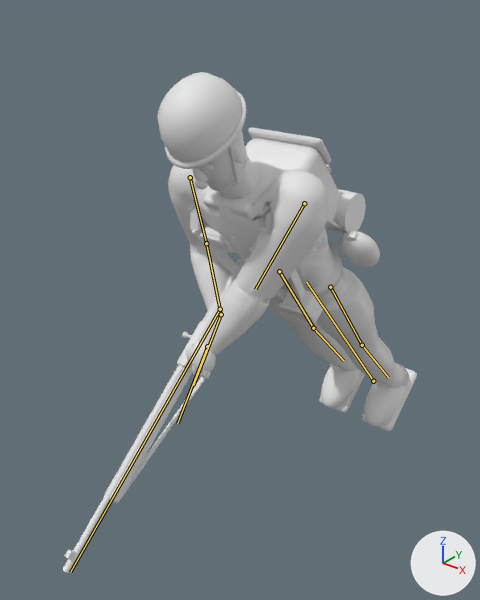
The glTF model public/models/land/infantry-lod0.glb, before and after one commit.
Rendered twice from a 50 mm lens placed at (1.08, -2.281, 1.52), pointed at (-0.097, -0.81, 0.608). Lighting does not change. The marker at lower right points along +X, +Y and +Z. The picture after the commit comes second. Both versions are drawn at frame 17 of the action 'Death'; the numbers are the values there. The bones that change are drawn over the model as lines.

Objects in the first picture: 'Ironfronts_infantry.001'.
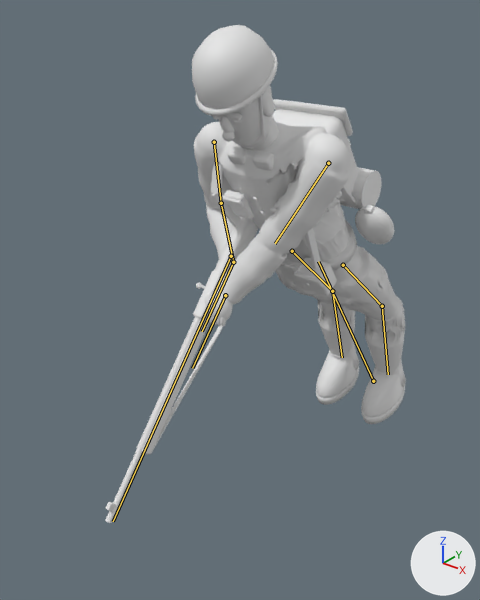
The change in detail:
Bone 'Root' (bone_root) turns from (41, 0, 0) to (35, 0, 0) degrees about its own x, y and z.
Bone 'LArm' (bone_larm) turns from (-49, 10, 21) to (-42, 11, 29) degrees about its own x, y and z.
Bone 'LHand' (bone_lhand) turns from (-34, -1, -21) to (-42, -3, -24) degrees about its own x, y and z.
Bone 'RArm' (bone_rarm) turns from (-4, 0, -5) to (7, 0, -1) degrees about its own x, y and z.
Bone 'RForearm' (bone_rforearm) turns from (-7, -4, -24) to (-16, -10, -46) degrees about its own x, y and z.
Bone 'RHand' (bone_rhand) turns from (-31, 0, 25) to (-25, -1, 37) degrees about its own x, y and z.
Bone 'LThigh' (bone_lthigh) turns from (0, 0, 0) to (17, 0, 0) degrees about its own x, y and z.
Bone 'LShin' (bone_lshin) turns from (0, 0, 0) to (-37, 0, 0) degrees about its own x, y and z.
Bone 'RThigh' (bone_rthigh) turns from (0, 0, 0) to (17, 0, 0) degrees about its own x, y and z.
Bone 'RShin' (bone_rshin) turns from (0, 0, 0) to (-37, 0, 0) degrees about its own x, y and z.
Bone 'Weapon' (bone_weapon) moves from (-0.1, 0.0, 0.101) to (-0.091, -0.04, 0.16).
Bone 'Weapon' (bone_weapon) turns from (0, 0, 0) to (-15, 0, 0) degrees about its own x, y and z.

Changed parts and their boxes [x1, y1, x2, y2] in the pictures (480 x 600 px):
'Ironfronts_infantry.001', posed (15% narrower): before [63, 72, 417, 573]; after [105, 25, 406, 523]
bone 'Root', root to tip: before (373, 381) to (306, 282); after (373, 381) to (318, 261)
bone 'LArm', root to tip: before (304, 203) to (255, 289); after (328, 163) to (275, 243)
bone 'LHand', root to tip: before (207, 346) to (177, 423); after (225, 295) to (192, 368)
bone 'RArm', root to tip: before (190, 177) to (206, 243); after (214, 142) to (221, 203)
bone 'RForearm', root to tip: before (206, 243) to (221, 314); after (221, 203) to (233, 262)
bone 'RHand', root to tip: before (221, 314) to (193, 385); after (233, 262) to (202, 331)
bone 'LThigh', root to tip: before (330, 287) to (362, 345); after (343, 265) to (382, 306)
bone 'LShin', root to tip: before (362, 345) to (388, 377); after (382, 306) to (388, 374)
bone 'RThigh', root to tip: before (279, 271) to (313, 328); after (292, 251) to (332, 291)
bone 'RShin', root to tip: before (313, 328) to (344, 361); after (332, 291) to (342, 357)
bone 'Weapon', root to tip: before (220, 309) to (70, 572); after (231, 256) to (113, 521)
